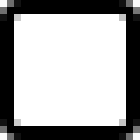
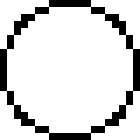
Before/after of a w=140, h=140 layered artwork. What changed in the layer stack:
added layer "Layer 2" above "Ellipse 1" over box(0, 0, 140, 140)
hid "Rectangle 1" over box(0, 0, 140, 140)
